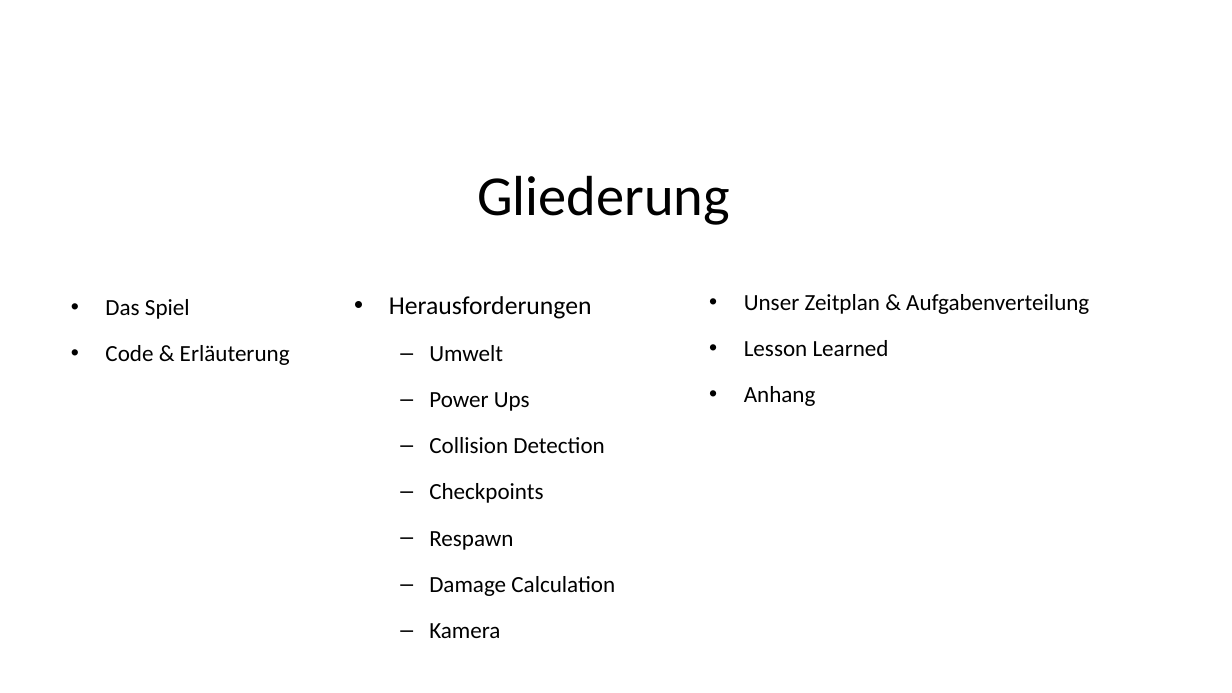
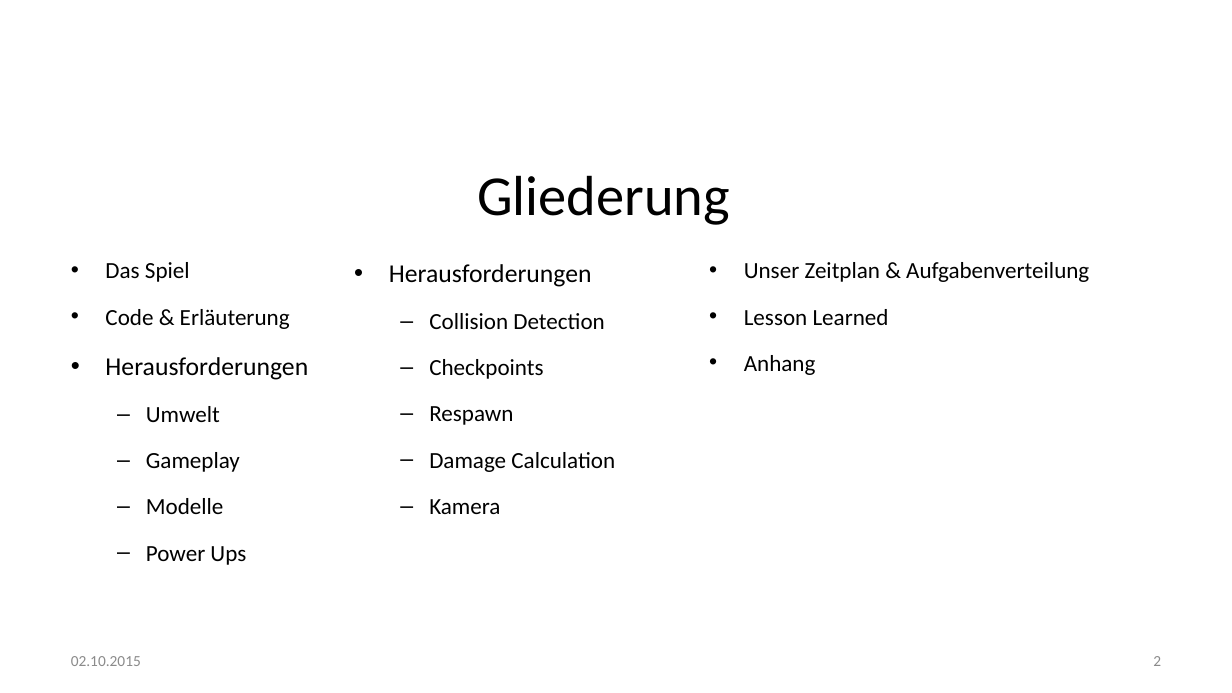
Before and after one commit to fdai3905/GDV2015, a slide deck: slide 2 of final/GDV - Finale Präsentation V0.9.pptx. Drawn at 1232x693 pixels with LibreOffice and Linux fonts; fonts in the diff are those of the drawing; background and template pictures are left out. Boxes give left, top, right and bottom in pixels: in the first picture for what was removed or moved away, otherwise in the second. Text is boxed around its words. In the diff, an @@ line names an element or a change of style, - is before the commit and + after.

```diff
--- a/final/GDV - Finale Präsentation V0.9.pptx
+++ b/final/GDV - Finale Präsentation V0.9.pptx
@@ text "Das Spiel" moved from (x1=105, y1=299, x2=290, y2=365) to (x1=105, y1=262, x2=308, y2=565) @@
@@ text "Herausforderungen" moved from (x1=429, y1=345, x2=615, y2=638) to (x1=389, y1=264, x2=615, y2=514) @@
@@ text "Unser Zeitplan & Aufgabenverteilung" moved from (x1=744, y1=294, x2=1089, y2=406) to (x1=744, y1=262, x2=1089, y2=375) @@
@@ text at (x1=105, y1=357, x2=308, y2=565): paragraphs added @@
+• Herausforderungen
+  – Umwelt
+  – Gameplay
+  – Modelle
+  – Power Ups
@@ text at (x1=429, y1=345, x2=530, y2=411): paragraphs removed @@
-  – Umwelt
-  – Power Ups
@@ text added at (x1=71, y1=656, x2=141, y2=666), 12 pt, text #8C8C8C @@
+02.10.2015
@@ page number added at (x1=1153, y1=656, x2=1161, y2=666), 12 pt, text #8C8C8C @@
+2
```
Also in this commit, not shown: 31 other slides changed, 7 slides added, 44 other files.
